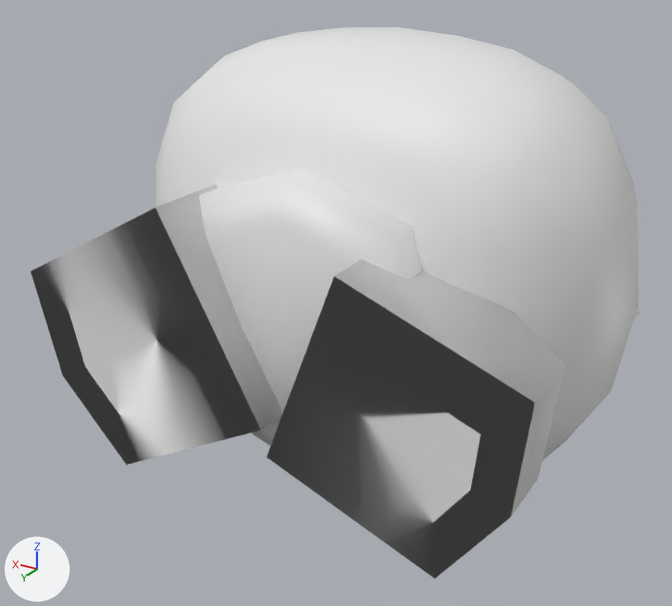
The OBJ model app/res/goomba.obj, before and after one commit.
Before and after are seen from a camera (50 mm lens) standing at (-4.18, 6.67, 3.39) and looking at (0.45, -1.05, -0.47). Every picture has the same lights, and +X, +Y and +Z are marked at lower left. Where no turn or scale is listed for an object, it has been applied to the vertices. Vertices at the same position are counted once.

Names of what the first picture shows: 'Body_Goomba_Cube.008', 'Foot_Cube.011', 'Goomba_Cube'.
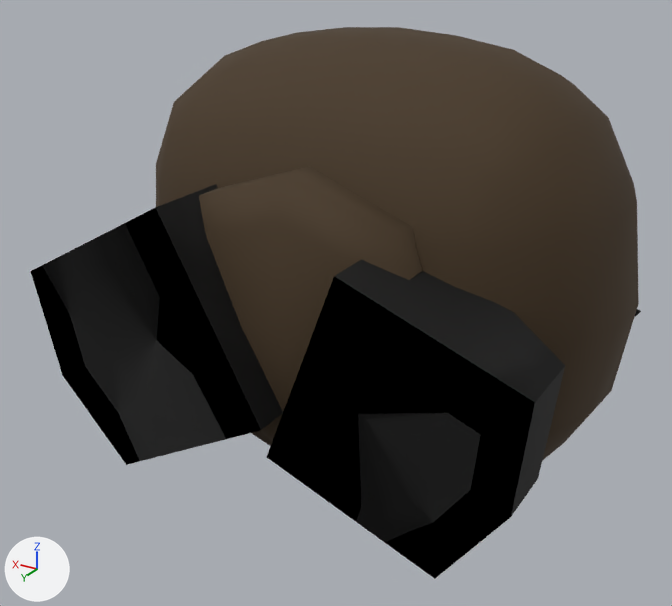
The newer file is also rescaled (x0.5) as a whole; pictures and numbers use the older file's frame.

Pixel boxes [x1, y1, x2, y2] of what changed, in the pictures (672 x 606 px):
'Foot_Cube.011', recoloured (grey to black): [31, 184, 565, 578] in both
'Body_Goomba_Cube.008', recoloured (white to brown): [199, 166, 422, 446] in both
part 1 of me_goomba_cube, recoloured (white to brown): [156, 27, 639, 461] in both

Patch to the scene script:
```diff
--- a/app/res/goomba.obj.py
+++ b/app/res/goomba.obj.py
@@ mat_material_003 @@
+mat_material_003 = principled_material('Material.003')
+mat_material_003.base_color = (0.64, 0.64, 0.64)  # light grey #d1d1d1
+mat_material_003.roughness = 0.69
@@ mat_material @@
+mat_material = principled_material('Material')
+mat_material.base_color = (0.0613, 0.0363, 0.0152)  # brown #463621
+mat_material.roughness = 0.867
@@ mat_foot @@
+mat_foot = principled_material('Foot')
+mat_foot.base_color = (0.0, 0.0, 0.0)  # black #000000
+mat_foot.roughness = 0.867
@@ me_body_goomba_cube_008 @@
 me_body_goomba_cube_008.from_pydata(...)  # 42 vertices, 80 faces; spans x -1.41..1.3, y -0.15..0.8, z -1.36..1.36
+me_body_goomba_cube_008.materials.append(mat_material)  # brown #463621
@@ me_foot_cube_011 @@
 me_foot_cube_011.from_pydata(...)  # 36 vertices, 64 faces; spans x -2.45..2.53, y -0.07..1.1, z -1.63..1.08
+me_foot_cube_011.materials.append(mat_foot)  # black #000000
@@ me_goomba_cube @@
 me_goomba_cube.from_pydata(...)  # 367 vertices, 710 faces; spans x -2.55..2.44, y -4.31..0.41, z -2.17..2.32
 # used by ob_goomba_cube; location = (0.0, 0.0, 0.0)
+# me_goomba_cube part 1: 598 of the faces centred in x -2.49..2.39, y -4.22..0.39, z -2.06..2.3 switch from no material to mat_material (brown #463621)
+me_goomba_cube.materials.append(mat_material_003)  # light grey #d1d1d1
```
